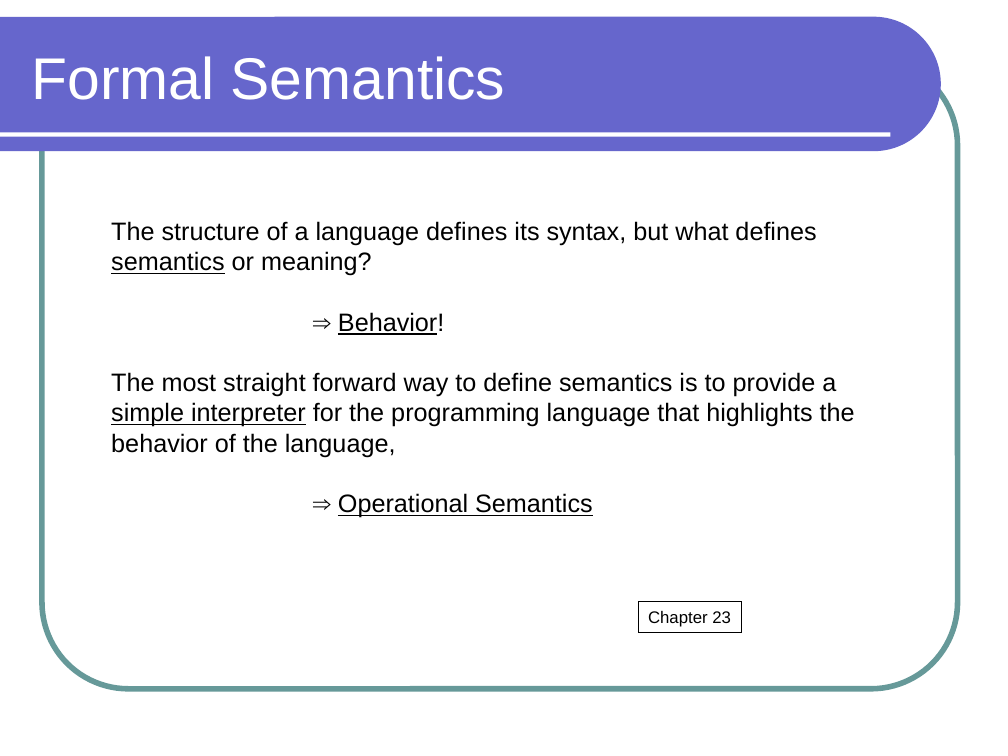
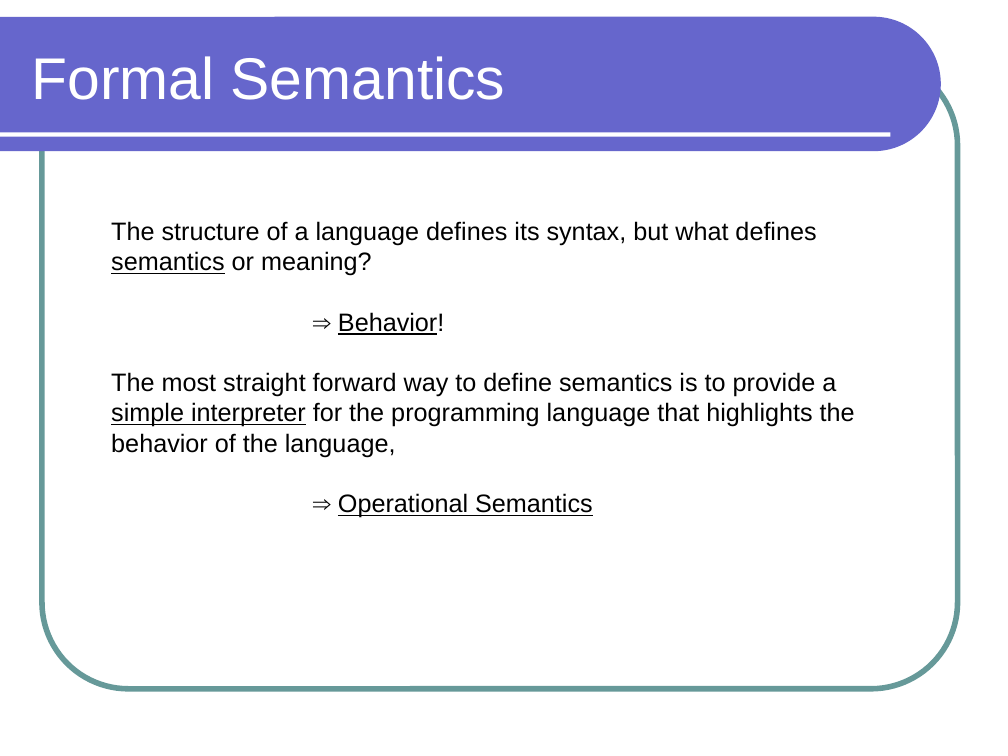
Before and after one commit to lutzhamel/CSC301, a slide deck: slide 1 of notes/csc301-ln024.ppt. Drawn at 1008x756 pixels with LibreOffice and Linux fonts; fonts in the diff are those of the drawing. Boxes give left, top, right and bottom in pixels: in the first picture for what was removed or moved away, otherwise in the second. Text is boxed around its words. In the diff, an @@ line names an element or a change of style, - is before the commit and + after.

```diff
--- a/notes/csc301-ln024.ppt
+++ b/notes/csc301-ln024.ppt
@@ rectangle removed at [638,602,741,632] @@
-Chapter 23
```
Also in this commit, not shown: 4 other files.
